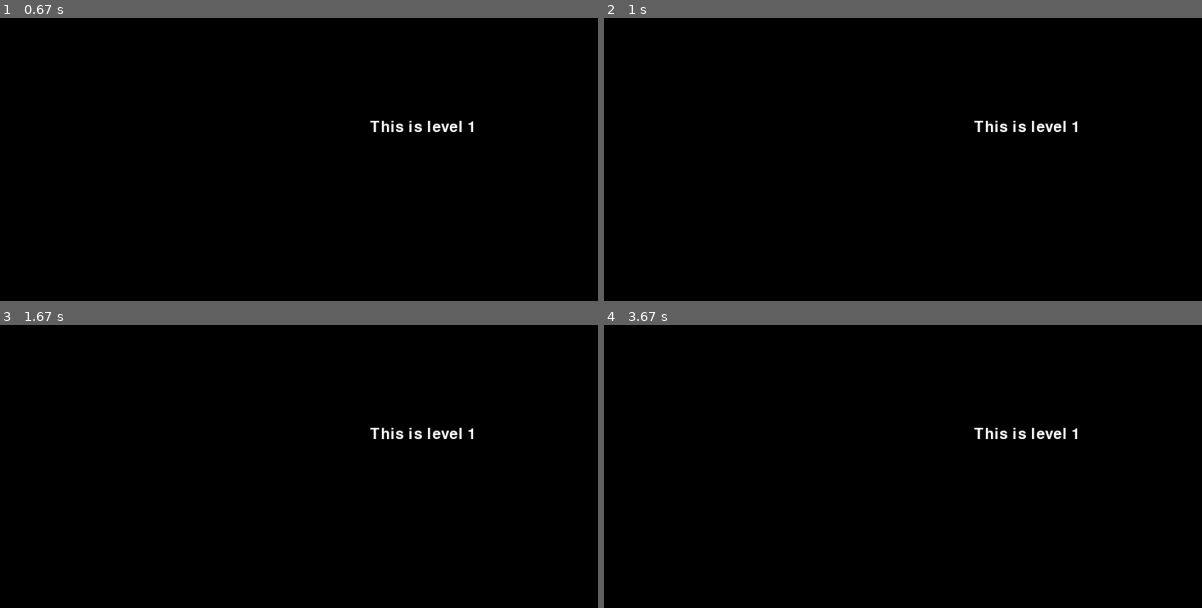
Above: before the commit, frames 1-4 (two rows, left to right).
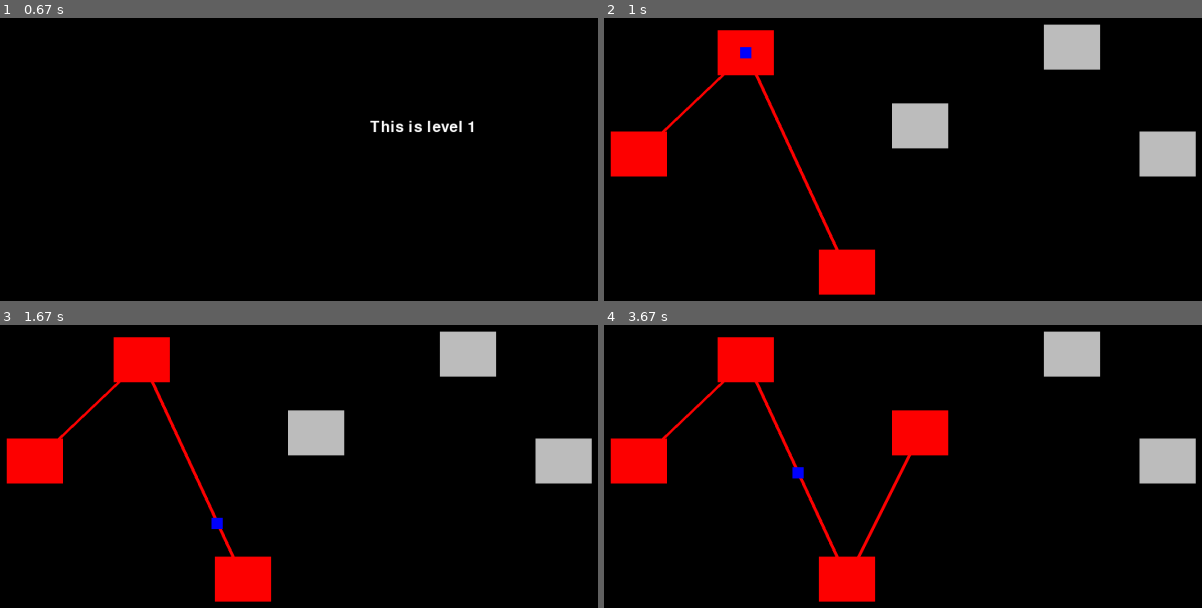
Above: after the commit, the same moments.

Repository: harryodubhghaill/pygame-platformer
Game: pygame game, started from main.py
The game is run twice, just before and just after one commit, with the same random seed, the same clock (stepped at 60 frames per second) and the same inputs.
Inputs:
- Up to frame 1 (0.67 s): tap Space at 0.33 s
- Up to frame 2 (1 s): tap Enter at 0.67 s
- Up to frame 3 (1.67 s): hold D 1-1.47 s; tap Space at 1.07, 1.37 s
- Up to frame 4 (3.67 s): hold D 1.83-2.3 s; tap Space at 1.9, 2.2, 3.3, 3.6 s; tap Enter at 2.9 s; hold A 3.23-3.63 s

Frame 1 is identical in both runs. In frame 2, 10% of the frame differs, in the area x 1-99%, y 2-98%; in frame 3, 10%; in frame 4, 11%.

Commit message:
add level exit with win and lose conditions

Diff:
--- a/level.py
+++ b/level.py
@@ -9,7 +9,7 @@
 from game_data import levels
 
 class Level:
-    def __init__(self, current_level, surface):
+    def __init__(self, current_level, surface, create_overworld):
 
         # level setup
         self.display_surface = surface
@@ -17,6 +17,7 @@
         level_data = levels[current_level]
         level_content = level_data['content']
         self.new_max_level = level_data['unlock']
+        self.create_overworld = create_overworld
 
         # level display
         self.font = pygame.font.Font(None, 40)
@@ -74,6 +75,13 @@
         # dust
         self.dust_sprite = pygame.sprite.GroupSingle()
         self.player_on_ground = False
+
+    def input(self):
+        keys = pygame.key.get_pressed()
+        if keys[pygame.K_RETURN]:
+            self.create_overworld(self.current_level, self.new_max_level)
+        if keys[pygame.K_ESCAPE]:
+            self.create_overworld(self.current_level, 0)
 
     def create_tile_group(self, layout, type):
         sprite_group = pygame.sprite.Group()
@@ -235,4 +243,5 @@
             player.on_ceiling = False
 
     def run(self):
+        self.input()
         self.display_surface.blit(self.text_surf, self.text_rect)
--- a/main.py
+++ b/main.py
@@ -12,8 +12,14 @@
         self.status = 'overworld'
 
     def create_level(self, current_level):
-        self.level = Level(current_level, screen)
+        self.level = Level(current_level, screen, self.create_overworld)
         self.status = 'level'
+
+    def create_overworld(self, current_level, new_max_level):
+        if new_max_level > self.max_level:
+            self.max_level = new_max_level
+        self.overworld = Overworld(current_level, self.max_level, screen, self.create_level)
+        self.status = 'overworld'
 
     def run(self):
         if self.status == 'overworld':
